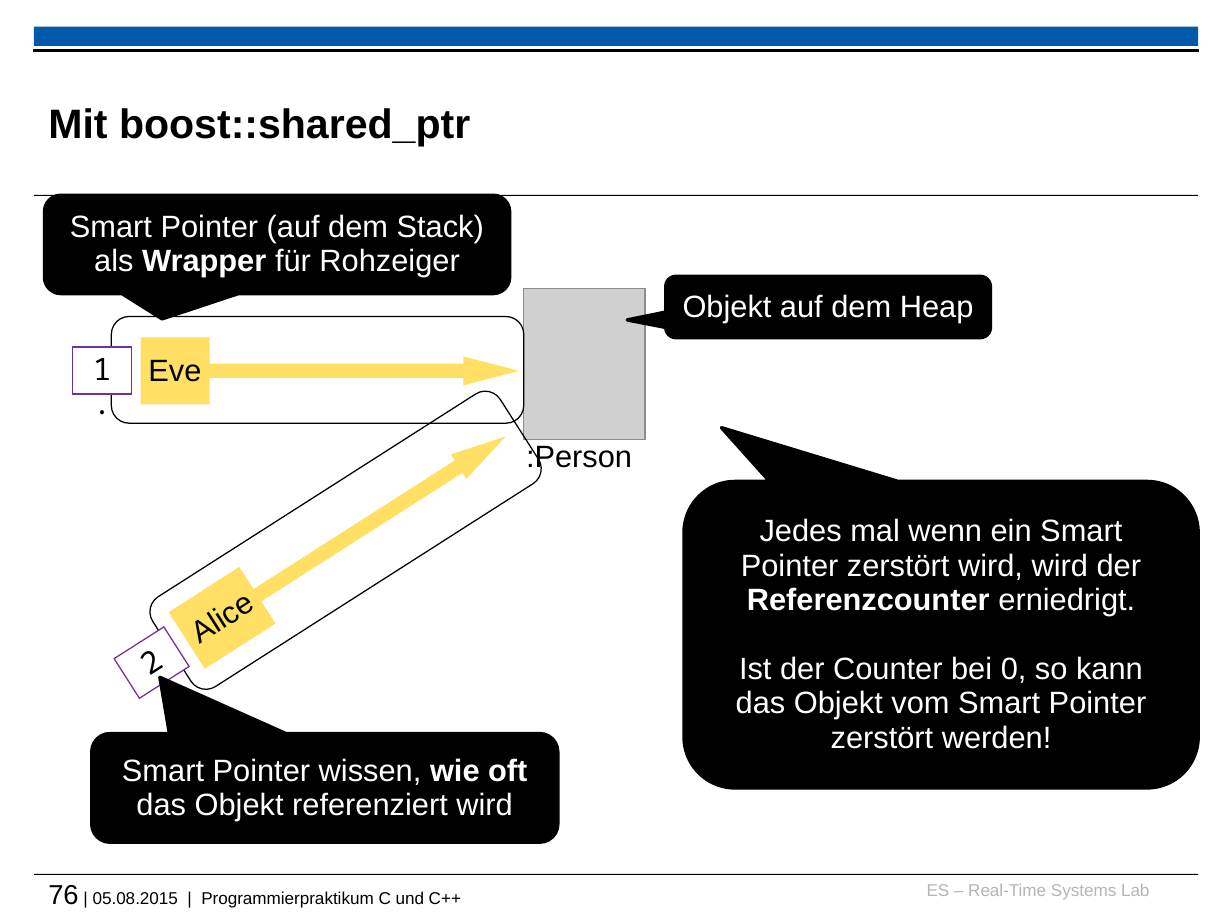
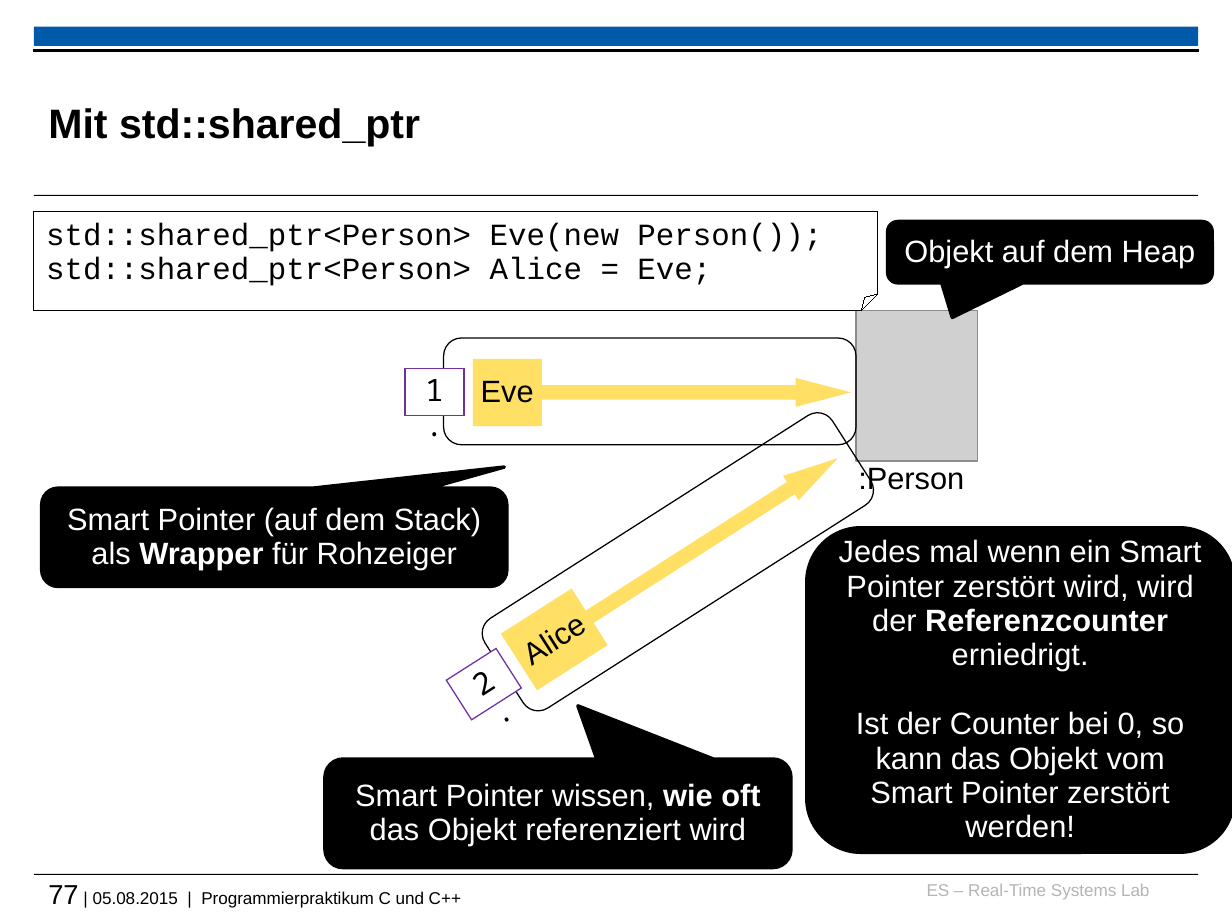
Before and after one commit to h82k/tud-cppp, a slide deck: slide 77 of vorlesung/cppp_lecture.pptx (slide 76 before the commit). Drawn at 1232x924 pixels with LibreOffice and Linux fonts; fonts in the diff are those of the drawing; grey boxes stand for pictures; background and template pictures are left out. Boxes give left, top, right and bottom in pixels: in the first picture for what was removed or moved away, otherwise in the second. Text is boxed around its words. In the diff, an @@ line names an element or a change of style, - is before the commit and + after.

```diff
--- a/vorlesung/cppp_lecture.pptx
+++ b/vorlesung/cppp_lecture.pptx
@@ title at bbox=[48, 108, 420, 147]: text changed @@
-Mit boost::shared_ptr
+Mit std::shared_ptr
@@ folded corner added at bbox=[34, 212, 878, 310], outline #000000 0.75 pt, 18 pt, text #000000 @@
+std::shared_ptr<Person> Eve(new Person());
+std::shared_ptr<Person> Alice = Eve;
@@ rounded speech box "Objekt auf dem Heap": place and size @@
-rounded speech box "Objekt auf dem Heap" at bbox=[665, 276, 991, 338]
+rounded speech box "Objekt auf dem Heap" at bbox=[887, 222, 1212, 283]
@@ 2 right arrow callouts, 2 rounded rectangles, 1 rectangle: place and size @@
-2 right arrow callouts, 2 rounded rectangles, 1 rectangle at bbox=[111, 317, 548, 698]
+2 right arrow callouts, 2 rounded rectangles, 1 rectangle at bbox=[444, 338, 881, 719]
@@ 1 picture, 1 text, 1 rectangle: place and size @@
-1 picture, 1 text, 1 rectangle at bbox=[73, 288, 644, 473]
+1 picture, 1 text, 1 rectangle at bbox=[405, 310, 977, 494]
@@ proportions changed in 3 elements at bbox=[325, 759, 791, 867], bbox=[887, 222, 1212, 283], bbox=[42, 488, 508, 586] @@
@@ rounded speech box "Smart Pointer (auf dem Stack) ...": place and size @@
-rounded speech box "Smart Pointer (auf dem Stack) ..." at bbox=[44, 196, 510, 294]
+rounded speech box "Smart Pointer (auf dem Stack) ..." at bbox=[42, 488, 508, 586]
@@ rounded rectangle "Jedes mal wenn ein Smart ...": place and size @@
-rounded rectangle "Jedes mal wenn ein Smart ..." at bbox=[684, 482, 1198, 788]
+rounded rectangle "Jedes mal wenn ein Smart ..." at bbox=[807, 527, 1232, 851]
@@ rounded rectangle "Jedes mal wenn ein Smart ..." at bbox=[807, 527, 1232, 851]: rounded speech box to rounded rectangle @@
@@ rounded speech box "Smart Pointer wissen, wie oft ...": place and size @@
-rounded speech box "Smart Pointer wissen, wie oft ..." at bbox=[91, 733, 557, 841]
+rounded speech box "Smart Pointer wissen, wie oft ..." at bbox=[325, 759, 791, 867]
@@ text at bbox=[48, 885, 461, 908]: text changed @@
-76 | 05.08.2015 | Programmierpraktikum C und C++
+77 | 05.08.2015 | Programmierpraktikum C und C++
```
Also in this commit, not shown: 54 other slides changed, 2 slides added, 1 slide removed.
